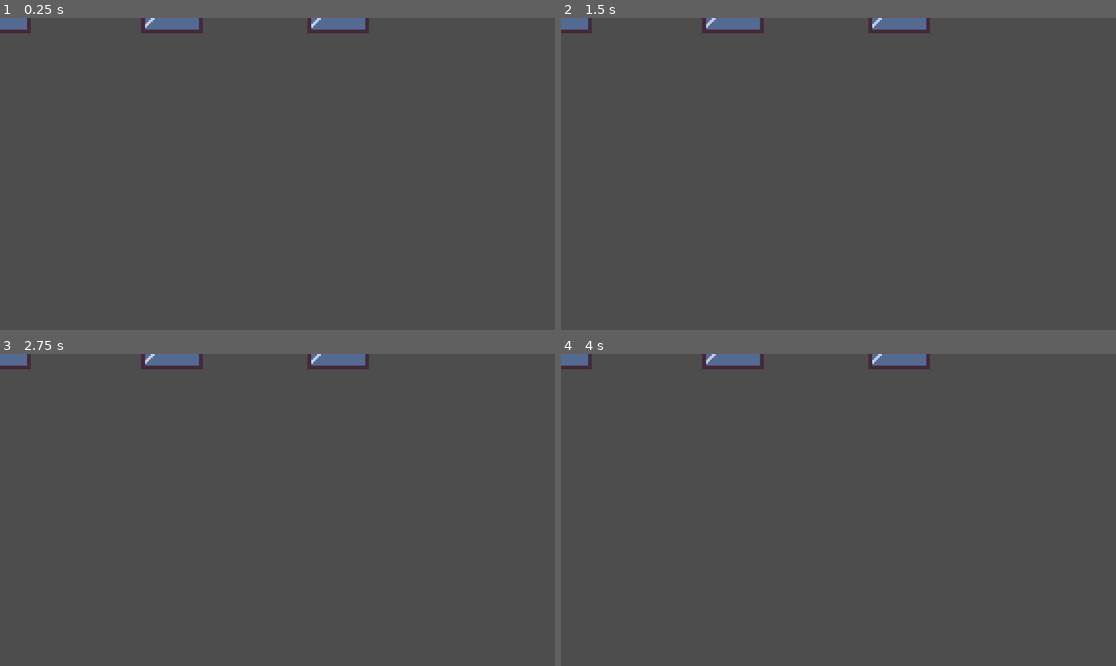
Above: before the commit, frames 1-4 (two rows, left to right).
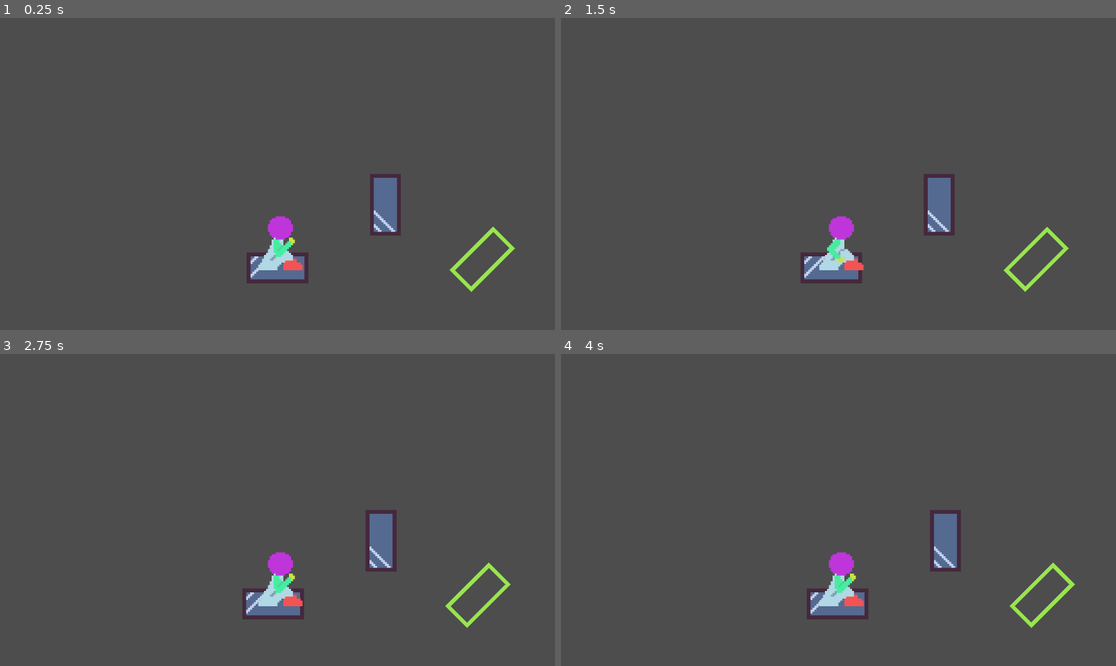
Above: after the commit, the same moments.

Repository: Wake1st/break-glass-godot
Game: Godot game, scene res://levels/level_1.tscn
Two runs of this game, one before a commit and one after it. Both use one fixed random seed, a clock stepped at 60 frames per second and the inputs below. Before the commit the project has no main scene; this scene is started directly in both runs.
Inputs (mouse positions are in pixels of both pictures, inside the frame that each line leads up to):
- Up to frame 1 (0.25 s): no input
- Up to frame 2 (1.5 s): tap Enter at 0.5 s; move the mouse to (960, 158) at 0.52 s; hold Right mouse button (flip, bound only after the commit) 0.53-1.28 s; click (960, 158) at 0.6 s; tap Space at 1.25 s; move the mouse to (727, 189) at 1.27 s; right-click (727, 189) at 1.35 s
- Up to frame 3 (2.75 s): click (166, 525) at 1.55 s; move the mouse to (333, 441) at 2.02 s; hold Right mouse button (flip, bound only after the commit) from 2.03 s (still down); click (333, 441) at 2.1 s
- Up to frame 4 (4 s): tap Enter at 2.75 s; move the mouse to (810, 572) at 2.77 s; release Right mouse button (flip, bound only after the commit) at 2.78 s; right-click (810, 572) at 2.85 s; click (810, 572) at 3.05 s; move the mouse to (1005, 556) at 3.52 s; hold Right mouse button (flip, bound only after the commit) from 3.53 s (still down); click (1005, 556) at 3.6 s

The runs differ from the first frame. In frame 1, 4.4% of the frame differs, in the area x 0-93%, y 0-88%; in frame 2, 4.4%; in frame 3, 4.4%; in frame 4, 4.4%.

Commit message:
lots of stuff; boundary needs disabling

Diff:
--- /dev/null
+++ b/goal/goal.gd
@@ -0,0 +1,9 @@
+class_name Goal
+extends Area2D
+
+signal finished()
+
+
+func _on_body_entered(body:Node2D) -> void:
+	if body is Player:
+		finished.emit()
--- a/goal/goal.tscn
+++ b/goal/goal.tscn
@@ -1,11 +1,16 @@
-[gd_scene load_steps=3 format=3 uid="uid://deb4ccl8wguj8"]
+[gd_scene load_steps=4 format=3 uid="uid://deb4ccl8wguj8"]
 
+[ext_resource type="Script" path="res://goal/goal.gd" id="1_ku770"]
 [ext_resource type="Texture2D" uid="uid://8ms5f7uvx6i6" path="res://assets/goal.png" id="1_vcq7y"]
 
 [sub_resource type="RectangleShape2D" id="RectangleShape2D_vk4cc"]
 size = Vector2(64, 128)
 
 [node name="Goal" type="Area2D"]
+gravity_space_override = 1
+gravity_point_center = Vector2(1, 0)
+gravity_direction = Vector2(1, 0)
+script = ExtResource("1_ku770")
 
 [node name="CollisionShape2D" type="CollisionShape2D" parent="."]
 shape = SubResource("RectangleShape2D_vk4cc")
@@ -14,3 +19,5 @@
 texture_filter = 1
 scale = Vector2(4, 4)
 texture = ExtResource("1_vcq7y")
+
+[connection signal="body_entered" from="." to="." method="_on_body_entered"]
--- /dev/null
+++ b/levels/level_1.gd
@@ -0,0 +1,11 @@
+extends Node2D
+
+@onready var goal: Goal = $Goal
+
+
+func _ready() -> void:
+	goal.finished.connect(handle_goal_crossed)
+
+
+func handle_goal_crossed() -> void:
+	print("finished level 1!")
--- a/levels/level_1.tscn
+++ b/levels/level_1.tscn
@@ -1,21 +1,22 @@
-[gd_scene load_steps=4 format=3 uid="uid://inf3vb82fm82"]
+[gd_scene load_steps=5 format=3 uid="uid://inf3vb82fm82"]
 
-[ext_resource type="PackedScene" uid="uid://diylur7volu7j" path="res://panel/panel.tscn" id="1_wamu0"]
+[ext_resource type="Script" path="res://levels/level_1.gd" id="1_43fqp"]
+[ext_resource type="PackedScene" uid="uid://diylur7volu7j" path="res://platform/platform.tscn" id="1_wamu0"]
 [ext_resource type="PackedScene" uid="uid://cryqnjk6ljur4" path="res://player/player.tscn" id="1_x8rmr"]
 [ext_resource type="PackedScene" uid="uid://deb4ccl8wguj8" path="res://goal/goal.tscn" id="2_auo2n"]
 
 [node name="Level_1" type="Node2D"]
+script = ExtResource("1_43fqp")
 
 [node name="Panel" parent="." instance=ExtResource("1_wamu0")]
+position = Vector2(0, 2)
 
 [node name="Panel2" parent="." instance=ExtResource("1_wamu0")]
-position = Vector2(357, 0)
-
-[node name="Panel3" parent="." instance=ExtResource("1_wamu0")]
-position = Vector2(702, 0)
+position = Vector2(224, -129)
+rotation = -1.5708
 
 [node name="Player" parent="." instance=ExtResource("1_x8rmr")]
-position = Vector2(0, -1)
 
 [node name="Goal" parent="." instance=ExtResource("2_auo2n")]
-position = Vector2(883, -165)
+position = Vector2(425, -16)
+rotation = 0.785398
--- a/panel/panel.tscn
+++ /dev/null
@@ -1,16 +0,0 @@
-[gd_scene load_steps=3 format=3 uid="uid://diylur7volu7j"]
-
-[ext_resource type="Texture2D" uid="uid://h40nkgpmih0h" path="res://assets/panel.png" id="1_q8n5r"]
-
-[sub_resource type="RectangleShape2D" id="RectangleShape2D_ac4mv"]
-size = Vector2(128, 64)
-
-[node name="Panel" type="StaticBody2D"]
-
-[node name="Sprite2D" type="Sprite2D" parent="."]
-texture_filter = 1
-scale = Vector2(4, 4)
-texture = ExtResource("1_q8n5r")
-
-[node name="CollisionShape2D" type="CollisionShape2D" parent="."]
-shape = SubResource("RectangleShape2D_ac4mv")
--- /dev/null
+++ b/platform/platform.gd
@@ -0,0 +1,29 @@
+class_name Platform
+extends Node2D
+
+const MAX_DURABILITY: float = 400
+
+signal platform_broken()
+
+@onready var detection:Area2D = $Detection
+@onready var boundaryShape:CollisionShape2D = $Boundary/CollisionShape2D
+
+var durability:float = MAX_DURABILITY
+
+
+func _on_detection_body_entered(body:Node2D) -> void:
+	if body is Player:
+		var player = body as Player
+		if player.headFirst:
+			break_glass()
+		else:
+			durability -= player.velocity.length()
+
+			if durability < 0:
+				break_glass()
+
+
+func break_glass() -> void:
+	set_deferred("boundaryShape.disabled", true)
+	platform_broken.emit()
+	print("glass broken")
--- /dev/null
+++ b/platform/platform.tscn
@@ -0,0 +1,37 @@
+[gd_scene load_steps=6 format=3 uid="uid://diylur7volu7j"]
+
+[ext_resource type="Script" path="res://platform/platform.gd" id="1_ges2p"]
+[ext_resource type="Texture2D" uid="uid://h40nkgpmih0h" path="res://assets/panel.png" id="1_q8n5r"]
+
+[sub_resource type="RectangleShape2D" id="RectangleShape2D_gh2ea"]
+size = Vector2(128, 13)
+
+[sub_resource type="PhysicsMaterial" id="PhysicsMaterial_sgnf5"]
+rough = true
+absorbent = true
+
+[sub_resource type="RectangleShape2D" id="RectangleShape2D_ac4mv"]
+size = Vector2(128, 29)
+
+[node name="Platform" type="Node2D"]
+script = ExtResource("1_ges2p")
+
+[node name="Sprite2D" type="Sprite2D" parent="."]
+texture_filter = 1
+scale = Vector2(4, 4)
+texture = ExtResource("1_q8n5r")
+
+[node name="Detection" type="Area2D" parent="."]
+
+[node name="CollisionShape2D" type="CollisionShape2D" parent="Detection"]
+position = Vector2(0, -3.5)
+shape = SubResource("RectangleShape2D_gh2ea")
+
+[node name="Boundary" type="StaticBody2D" parent="."]
+physics_material_override = SubResource("PhysicsMaterial_sgnf5")
+
+[node name="CollisionShape2D" type="CollisionShape2D" parent="Boundary"]
+position = Vector2(0, 17.5)
+shape = SubResource("RectangleShape2D_ac4mv")
+
+[connection signal="body_entered" from="Detection" to="." method="_on_detection_body_entered"]
--- /dev/null
+++ b/player/aim.gd
@@ -0,0 +1,58 @@
+class_name Aim
+extends Node2D
+
+const MAX_MAGNITUDE: float = 6
+const MAGNITUDE_RATE: float = 15
+
+@onready var target: Sprite2D = $Target
+
+var aimAt: Vector2 = Vector2(48,0)
+var magnitude: float = 0
+
+var isIncreasing: bool = true
+
+
+func launch() -> Vector2:
+    var impulse = aimAt.normalized() * magnitude
+
+    # reset the values
+    aimAt = Vector2(48,0)
+    magnitude = 0
+    target.frame = 0
+
+    return impulse
+
+
+func update(delta: float, point: Vector2) -> void:
+    # update the aimAt
+    aimAt = point
+
+    # update the magnitude
+    var delta_magnitude = MAGNITUDE_RATE * delta
+    if isIncreasing:
+        var adjusted_magnitude = magnitude + delta_magnitude
+
+        if adjusted_magnitude > MAX_MAGNITUDE:
+            var remainder = adjusted_magnitude - MAX_MAGNITUDE
+            magnitude = MAX_MAGNITUDE - remainder
+
+            isIncreasing = false
+        else:
+            magnitude += delta_magnitude
+    else:
+        var adjusted_magnitude = magnitude - delta_magnitude
+
+        if adjusted_magnitude < 0:
+            var remainder = 0 - adjusted_magnitude
+            magnitude = remainder
+
+            isIncreasing = true
+        else:
+            magnitude -= delta_magnitude
+
+
+    # point arrow
+    look_at(point);
+
+    # animate magnitude
+    target.frame = round(magnitude)
--- /dev/null
+++ b/player/aim.tscn
@@ -0,0 +1,14 @@
+[gd_scene load_steps=3 format=3 uid="uid://bqv7so7nk8rqp"]
+
+[ext_resource type="Script" path="res://player/aim.gd" id="2_a88oo"]
+[ext_resource type="Texture2D" uid="uid://cm26waatk7sdb" path="res://assets/arrow-spritesheet.png" id="2_eqouu"]
+
+[node name="Aim" type="Node2D"]
+script = ExtResource("2_a88oo")
+
+[node name="Target" type="Sprite2D" parent="."]
+texture_filter = 1
+position = Vector2(48, 0)
+rotation = 1.5708
+texture = ExtResource("2_eqouu")
+hframes = 7
--- a/player/player.gd
+++ b/player/player.gd
@@ -1,12 +1,46 @@
 class_name Player
 extends CharacterBody2D
 
+const GRAVITY = 9.0
+const IMPULSE_BOOST = 90.0
+
+@onready var aim: Aim = $Aim
+@onready var image: Sprite2D = $Image
+@onready var imageAnimator: AnimationPlayer = $Image/AnimationPlayer
 
 var isAiming: bool = false
+var headFirst: bool = false
+
+
+func _input(event: InputEvent) -> void:
+	if event.is_action_pressed("flip"):
+		headFirst = !headFirst
 
 
 func _physics_process(delta):
-	if Input.is_action_just_pressed("aiming"):
+	# ensure no sliding occurs
+	if is_on_floor():
+		velocity = Vector2.ZERO
+
+		imageAnimator.play("idle")
+	else:
+		imageAnimator.play("flying")
+
+	# update aiming
+	if Input.is_action_just_released("aim"):
 		isAiming = false
-	if Input.is_action_just_pressed("aiming"):
+		aim.visible = false
+
+		velocity += aim.launch() * IMPULSE_BOOST
+	if Input.is_action_just_pressed("aim"):
 		isAiming = true
+		aim.visible = true
+
+	if isAiming:
+		#	send the new direction
+		aim.update(delta, get_global_mouse_position())
+
+	# update motion
+	velocity.y += GRAVITY
+
+	move_and_slide()
--- a/player/player.tscn
+++ b/player/player.tscn
@@ -1,22 +1,92 @@
-[gd_scene load_steps=4 format=3 uid="uid://cryqnjk6ljur4"]
+[gd_scene load_steps=9 format=3 uid="uid://cryqnjk6ljur4"]
 
 [ext_resource type="Texture2D" uid="uid://r0mg3uhxjjd1" path="res://assets/hopper-Sheet-sheet.png" id="1_di721"]
 [ext_resource type="Script" path="res://player/player.gd" id="1_leat7"]
+[ext_resource type="PackedScene" uid="uid://bqv7so7nk8rqp" path="res://player/aim.tscn" id="3_6nnbd"]
 
-[sub_resource type="CircleShape2D" id="CircleShape2D_7naxl"]
-radius = 16.0
+[sub_resource type="RectangleShape2D" id="RectangleShape2D_mhdqr"]
+size = Vector2(25, 27)
+
+[sub_resource type="Animation" id="Animation_vuj4p"]
+resource_name = "idle"
+loop_mode = 1
+tracks/0/type = "value"
+tracks/0/imported = false
+tracks/0/enabled = true
+tracks/0/path = NodePath(".:frame")
+tracks/0/interp = 1
+tracks/0/loop_wrap = true
+tracks/0/keys = {
+"times": PackedFloat32Array(0, 0.5, 1),
+"transitions": PackedFloat32Array(1, 1, 1),
+"update": 1,
+"values": [0, 1, 0]
+}
+
+[sub_resource type="Animation" id="Animation_1pqi0"]
+length = 0.001
+tracks/0/type = "value"
+tracks/0/imported = false
+tracks/0/enabled = true
+tracks/0/path = NodePath(".:frame")
+tracks/0/interp = 1
+tracks/0/loop_wrap = true
+tracks/0/keys = {
+"times": PackedFloat32Array(0),
+"transitions": PackedFloat32Array(1),
+"update": 1,
+"values": [0]
+}
+
+[sub_resource type="Animation" id="Animation_mrgn8"]
+resource_name = "flying"
+length = 0.2667
+loop_mode = 1
+tracks/0/type = "value"
+tracks/0/imported = false
+tracks/0/enabled = true
+tracks/0/path = NodePath(".:frame")
+tracks/0/interp = 1
+tracks/0/loop_wrap = true
+tracks/0/keys = {
+"times": PackedFloat32Array(0, 0.0666667, 0.133333, 0.2, 0.266667),
+"transitions": PackedFloat32Array(1, 1, 1, 1, 1),
+"update": 1,
+"values": [4, 5, 7, 6, 4]
+}
+
+[sub_resource type="AnimationLibrary" id="AnimationLibrary_ghd2a"]
+_data = {
+"RESET": SubResource("Animation_1pqi0"),
+"flying": SubResource("Animation_mrgn8"),
+"idle": SubResource("Animation_vuj4p")
+}
 
 [node name="Player" type="CharacterBody2D"]
 scale = Vector2(4, 4)
+slide_on_ceiling = false
+floor_max_angle = 0.0
 script = ExtResource("1_leat7")
 
 [node name="CollisionShape2D" type="CollisionShape2D" parent="."]
-position = Vector2(0, -16)
-shape = SubResource("CircleShape2D_7naxl")
+position = Vector2(0, -14)
+shape = SubResource("RectangleShape2D_mhdqr")
 
-[node name="Sprite2D" type="Sprite2D" parent="."]
+[node name="Image" type="Sprite2D" parent="."]
 texture_filter = 1
 position = Vector2(0, -16)
 texture = ExtResource("1_di721")
 hframes = 4
 vframes = 2
+
+[node name="AnimationPlayer" type="AnimationPlayer" parent="Image"]
+libraries = {
+"": SubResource("AnimationLibrary_ghd2a")
+}
+
+[node name="Aim" parent="." instance=ExtResource("3_6nnbd")]
+visible = false
+position = Vector2(0, -14.25)
+
+[node name="Camera2D" type="Camera2D" parent="."]
+offset = Vector2(0, -200)
--- a/project.godot
+++ b/project.godot
@@ -11,6 +11,7 @@
 [application]
 
 config/name="Break-Glass"
+run/main_scene="res://levels/level_1.tscn"
 config/features=PackedStringArray("4.3", "GL Compatibility")
 config/icon="res://icon.svg"
 
@@ -25,6 +26,12 @@
 "events": [Object(InputEventMouseButton,"resource_local_to_scene":false,"resource_name":"","device":-1,"window_id":0,"a …(257 unchanged characters)…
 ]
 }
+flip={
+"deadzone": 0.5,
+"events": [Object(InputEventMouseButton,"resource_local_to_scene":false,"resource_name":"","device":-1,"window_id":0,"alt_pressed":false,"shift_pressed":false,"ctrl_pressed":false,"meta_pressed":false,"button_mask":2,"position":Vector2(56, 4),"global_position":Vector2(68, 61),"factor":1.0,"button_index":2,"canceled":false,"pressed":true,"double_click":false,"script":null)
+, Object(InputEventKey,"resource_local_to_scene":false,"resource_name":"","device":-1,"window_id":0,"alt_pressed":false,"shift_pressed":false,"ctrl_pressed":false,"meta_pressed":false,"pressed":false,"keycode":0,"physical_keycode":32,"key_label":0,"unicode":32,"location":0,"echo":false,"script":null)
+]
+}
 
 [rendering]
 
Binary file added: assets/arrow-spritesheet.png
Not shown, added: assets/arrow-spritesheet.png.import
Binary file added: assets/arrow.png
Not shown, added: assets/arrow.png.import
